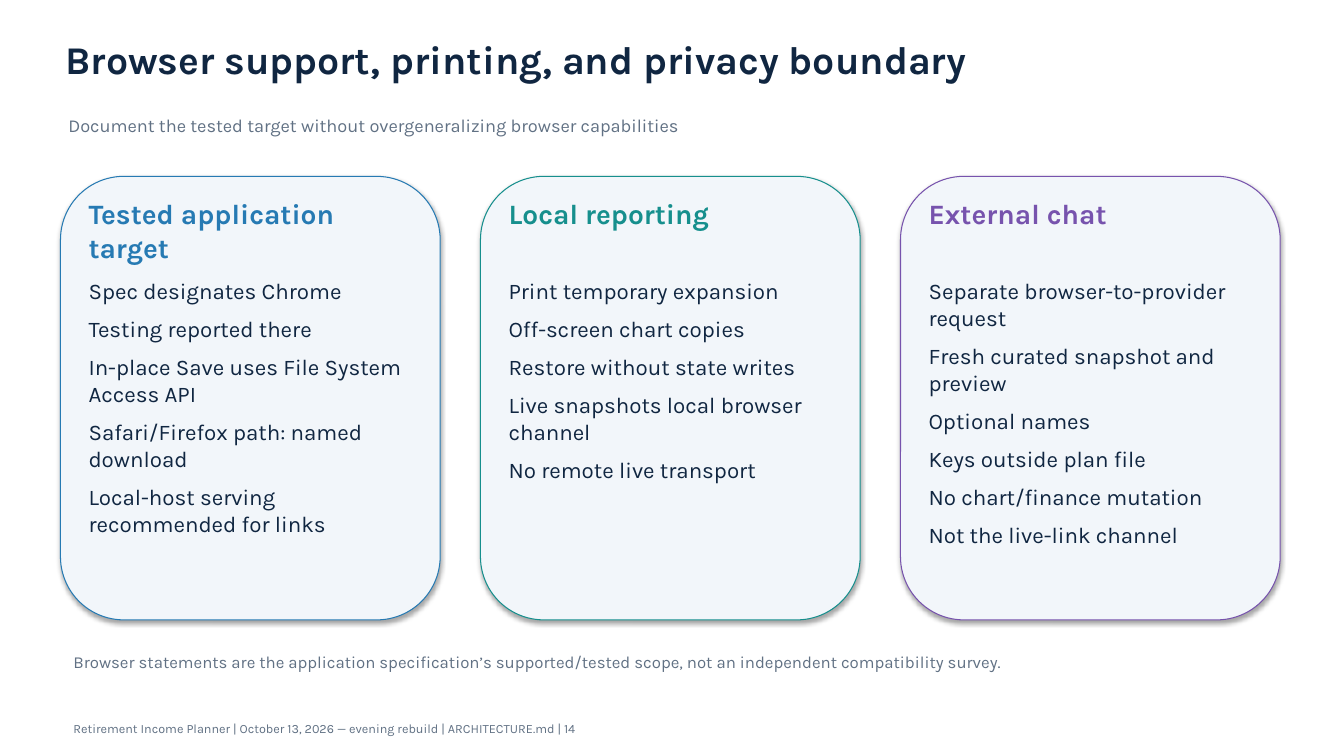
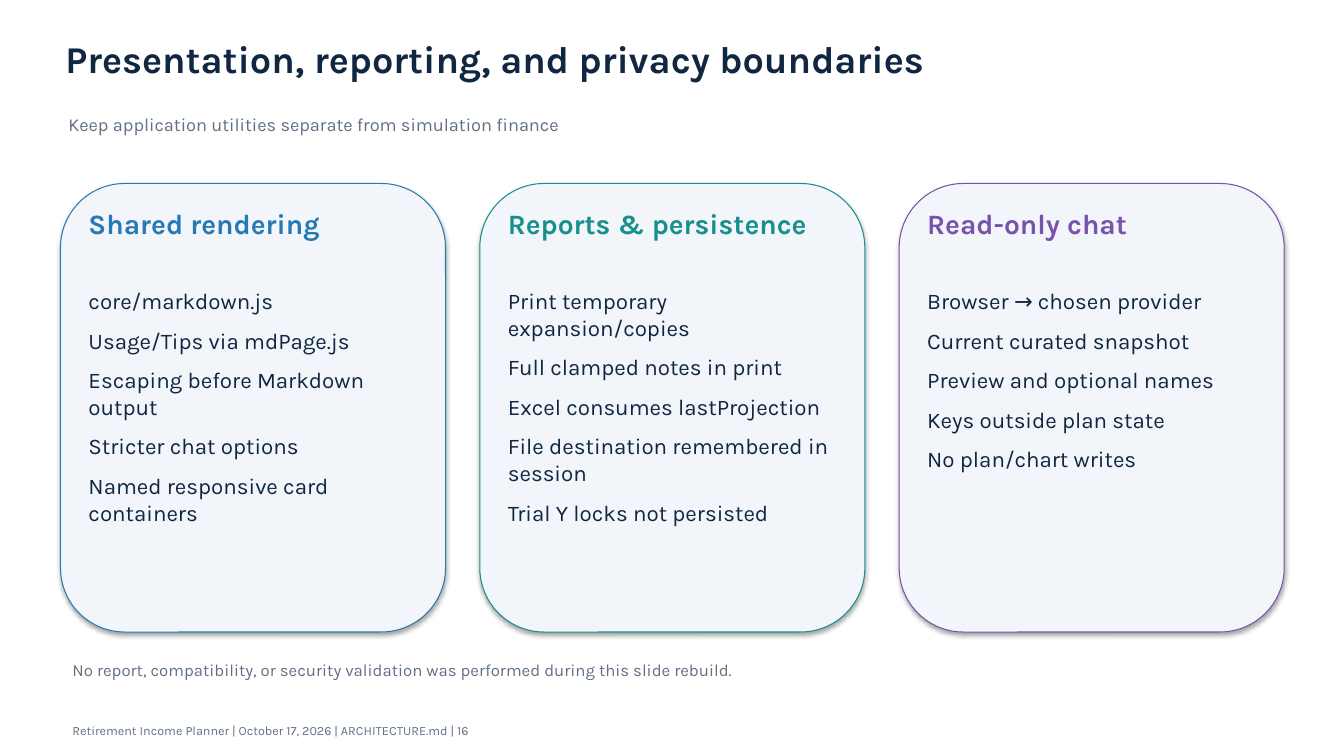
Before and after one commit to howardc64/retirefin, a slide deck: slide 16 of docs/retirement_income_planner_architecture.pptx (slide 14 before the commit). Drawn at 1344x756 pixels with LibreOffice and Linux fonts; fonts in the diff are those of the drawing. Boxes give left, top, right and bottom in pixels: in the first picture for what was removed or moved away, otherwise in the second. Text is boxed around its words. In the diff, an @@ line names an element or a change of style, - is before the commit and + after.

```diff
--- a/docs/retirement_income_planner_architecture.pptx
+++ b/docs/retirement_income_planner_architecture.pptx
@@ text at bbox=[65, 46, 923, 82]: text changed; size 28 to 27 pt @@
-Browser support, printing, and privacy boundary
+Presentation, reporting, and privacy boundaries
@@ text removed at bbox=[68, 119, 679, 137] @@
-Document the tested target without overgeneralizing browser capabilities
@@ text added at bbox=[68, 118, 558, 136], 13 pt, text #617184 @@
+Keep application utilities separate from simulation finance
@@ rounded rectangle: place and size @@
-rounded rectangle at bbox=[60, 176, 441, 620]
+rounded rectangle at bbox=[60, 184, 446, 632]
@@ text removed at bbox=[89, 204, 334, 265] @@
-Tested application target
@@ rounded rectangle: place and size @@
-rounded rectangle at bbox=[481, 176, 861, 620]
+rounded rectangle at bbox=[480, 184, 865, 632]
@@ text removed at bbox=[509, 204, 709, 231] @@
-Local reporting
@@ rounded rectangle: place and size @@
-rounded rectangle at bbox=[900, 176, 1280, 620]
+rounded rectangle at bbox=[899, 184, 1285, 632]
@@ text added at bbox=[88, 214, 319, 241], 20 pt, text #267AB3, bold @@
+Shared rendering
@@ text added at bbox=[508, 214, 807, 241], 20 pt, text #168F8D, bold @@
+Reports & persistence
@@ text at bbox=[927, 215, 1127, 241]: text changed @@
-External chat
+Read-only chat
@@ text at bbox=[88, 292, 364, 522]: text changed @@
-Spec designates Chrome
-Testing reported there
-In-place Save uses File System Access API
-Safari/Firefox path: named download
-Local-host serving recommended for links
+core/markdown.js
+Usage/Tips via mdPage.js
+Escaping before Markdown output
+Stricter chat options
+Named responsive card containers
@@ text at bbox=[508, 293, 828, 527]: text changed @@
-Print temporary expansion
-Off-screen chart copies
-Restore without state writes
-Live snapshots local browser channel
-No remote live transport
+Print temporary expansion/copies
+Full clamped notes in print
+Excel consumes lastProjection
+File destination remembered in session
+Trial Y locks not persisted
@@ text at bbox=[927, 293, 1214, 473]: text changed @@
-Separate browser-to-provider request
-Fresh curated snapshot and preview
-Optional names
-Keys outside plan file
-No chart/finance mutation
-Not the live-link channel
+Browser → chosen provider
+Current curated snapshot
+Preview and optional names
+Keys outside plan state
+No plan/chart writes
@@ text removed at bbox=[73, 655, 1001, 672] @@
-Browser statements are the application specification’s supported/tested scope, not an independent compatibility survey.
@@ text added at bbox=[72, 664, 731, 680], 12 pt, text #617184 @@
+No report, compatibility, or security validation was performed during this slide rebuild.
@@ text at bbox=[72, 726, 468, 736]: text changed @@
-Retirement Income Planner | October 13, 2026 — evening rebuild | ARCHITECTURE.md | 14
+Retirement Income Planner | October 17, 2026 | ARCHITECTURE.md | 16
```
Also in this commit, not shown: 2 other slides changed, 15 slides added, 12 slides removed, 37 other files.
